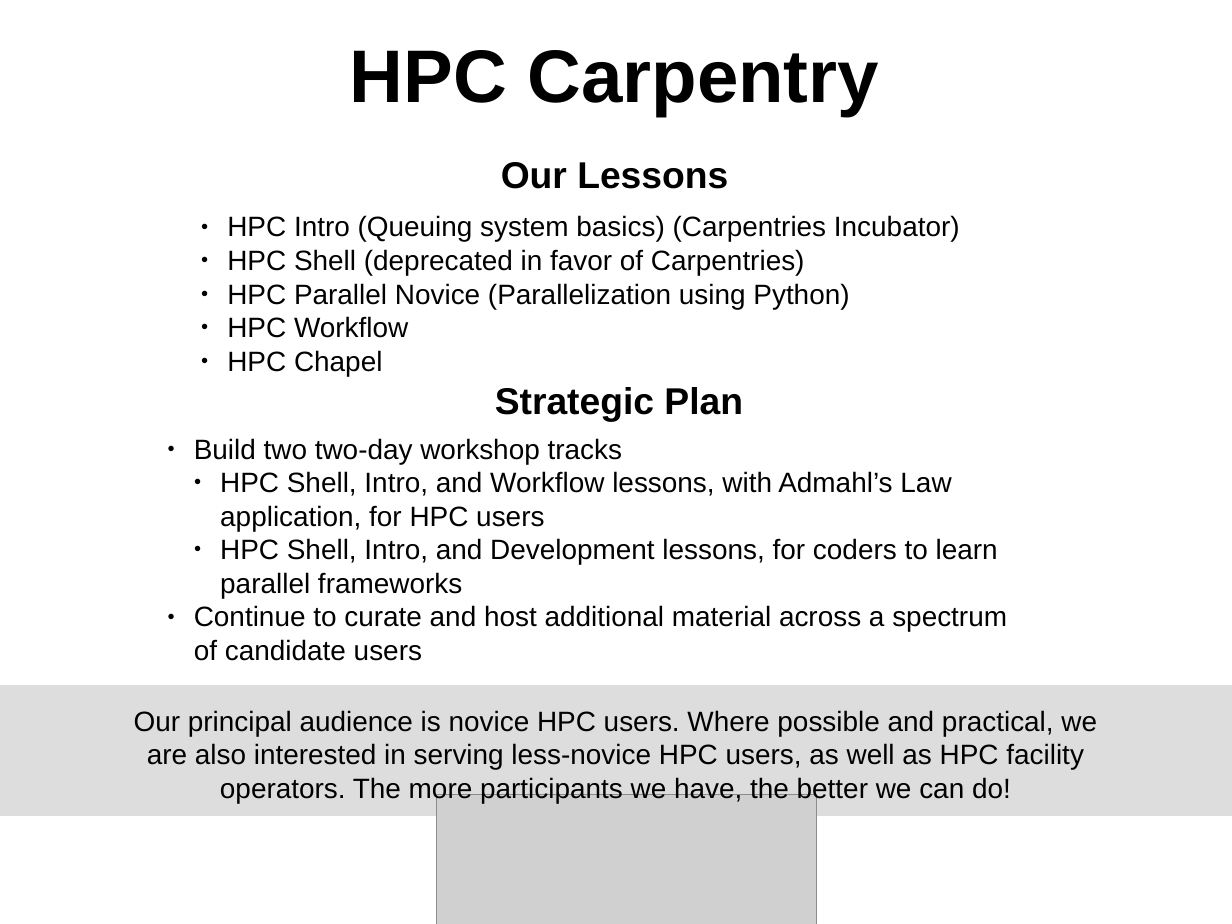
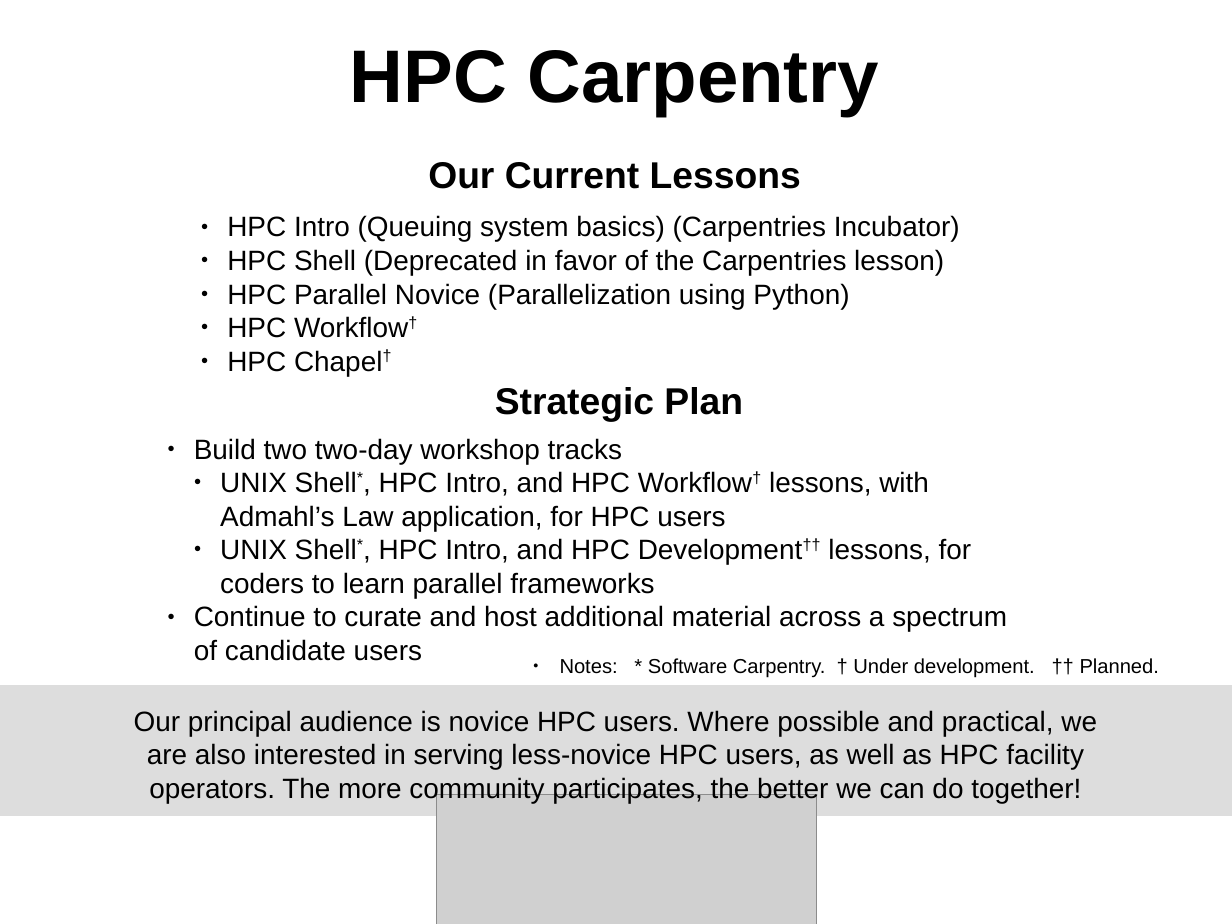
Before and after one commit to hpc-carpentry/coordination, a slide deck: slide 6 of conferences/SC23/sc23_bof_presentation.odp. Drawn at 1232x924 pixels with LibreOffice and Linux fonts; fonts in the diff are those of the drawing; grey boxes stand for pictures. Boxes give left, top, right and bottom in pixels: in the first picture for what was removed or moved away, otherwise in the second. Text is boxed around its words. In the diff, an @@ line names an element or a change of style, - is before the commit and + after.

Commit message:
* Polishing words. * Corrected the mention of HPC Shell lesson to Carpentries' Shell lesson.

```diff
--- a/conferences/SC23/sc23_bof_presentation.odp
+++ b/conferences/SC23/sc23_bof_presentation.odp
@@ text at bbox=[428, 162, 801, 189]: text changed @@
-Our Lessons
+Our Current Lessons
@@ text at bbox=[227, 249, 944, 275]: text changed @@
-● HPC Shell (deprecated in favor of Carpentries)
+● HPC Shell (Deprecated in favor of the Carpentries lesson)
@@ text at bbox=[227, 316, 408, 376]: text changed @@
-● HPC Workflow
-● HPC Chapel
+● HPC Workflow†
+● HPC Chapel†
@@ text at bbox=[220, 471, 972, 598]: text changed @@
-  ● HPC Shell, Intro, and Workflow lessons, with Admahl’s Law application, for HPC users
-  ● HPC Shell, Intro, and Development lessons, for coders to learn parallel frameworks
+  ● UNIX Shell*, HPC Intro, and HPC Workflow† lessons, with Admahl’s Law application, for HPC users
+  ● UNIX Shell*, HPC Intro, and HPC Development†† lessons, for coders to learn parallel frameworks
@@ text added at bbox=[560, 658, 1159, 678], 13 pt, text #000000 @@
+● Notes: * Software Carpentry. † Under development. †† Planned.
@@ text at bbox=[134, 710, 1097, 803]: text changed @@
-Our principal audience is novice HPC users. Where possible and practical, we are also interested in serving less-novice HPC users, as well as HPC facility operators. The more participants we have, the better we can do!
+Our principal audience is novice HPC users. Where possible and practical, we are also interested in serving less-novice HPC users, as well as HPC facility operators. The more community participates, the better we can do together!
```
Also in this commit, not shown: 6 other slides changed, 1 other file.
